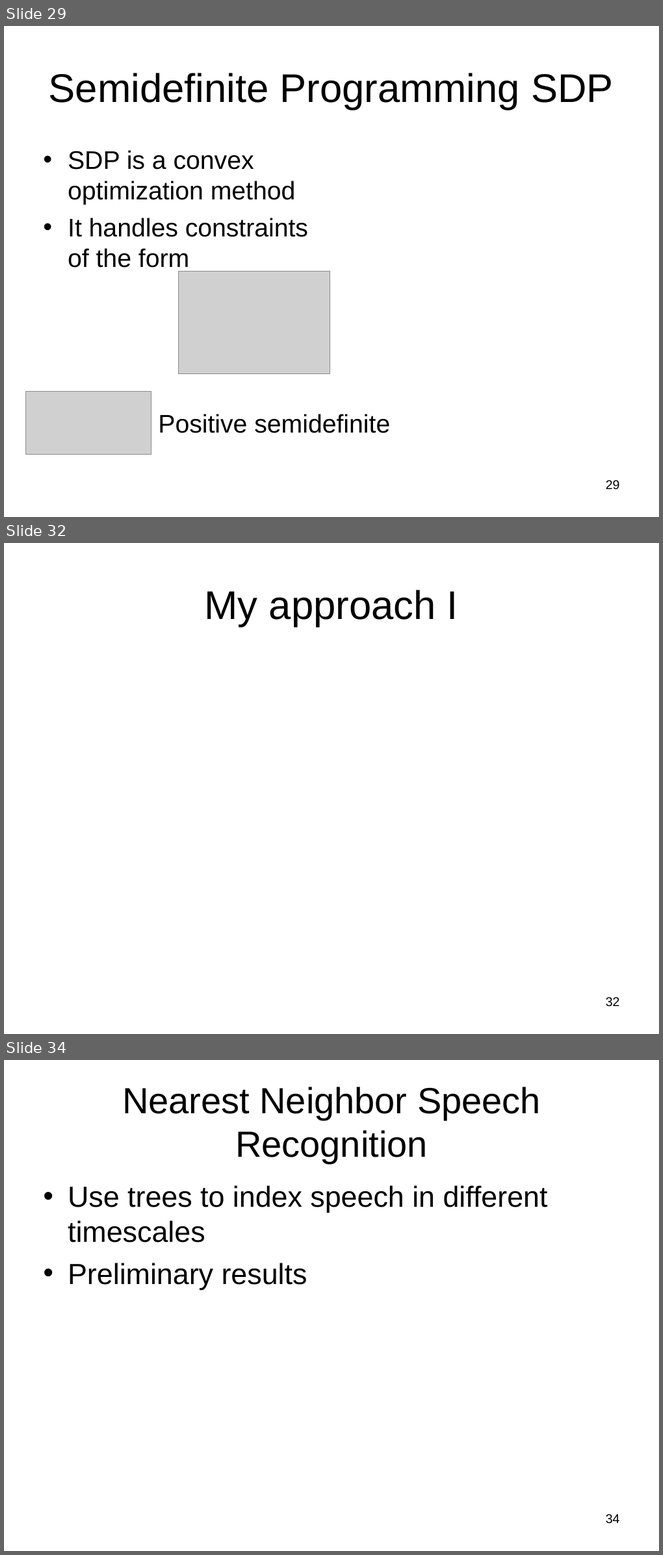
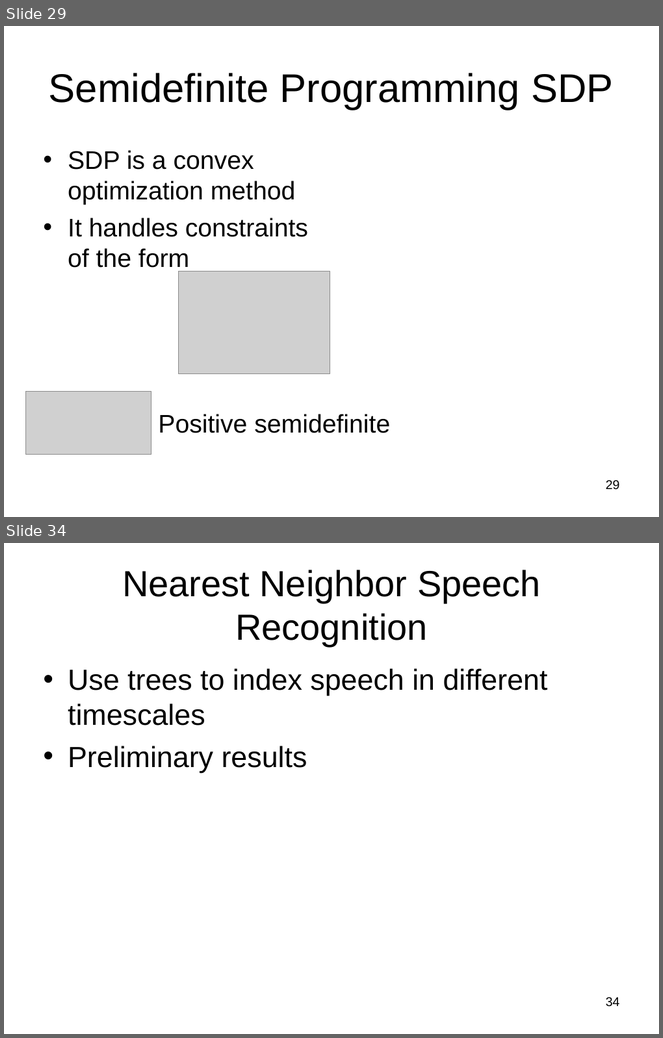
Before and after one commit to subailong/mlpack, a slide deck: fastlib/u/nvasil/docs/proposal/proposal.ppt. Shown one above the other, each under a label of ours: slides 29, 32 and 34 before the commit, slides 29 and 34 after it; the slides between them are not shown. The pictures are 663x1555 and 663x1038 pixels, drawn with LibreOffice and Linux fonts; fonts in the diff are those of the drawing; grey boxes stand for pictures. Boxes give left, top, right and bottom in pixels: in the first picture for what was removed or moved away, otherwise in the second. Text is boxed around its words. In the diff, an @@ line names an element or a change of style, - is before the commit and + after.

```diff
--- a/fastlib/u/nvasil/docs/proposal/proposal.ppt
+++ b/fastlib/u/nvasil/docs/proposal/proposal.ppt
@@ slide 32 removed at (4,543,659,1034), background #FFFFFF @@
@@ title removed at (205,590,458,627) @@
-My approach I
@@ page number removed at (606,997,620,1007) @@
-32
```
Also in this commit, not shown: 3 slides changed, 2 slides added, 1 other slide removed.
